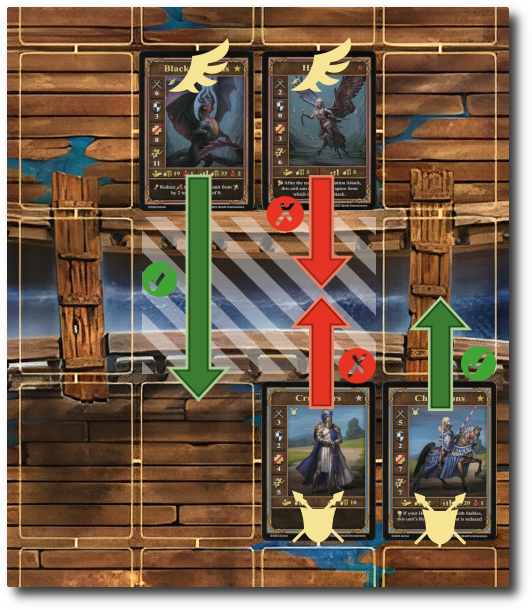
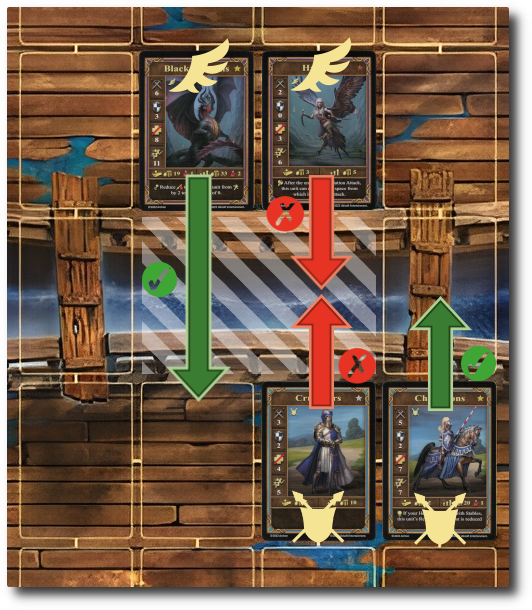
Layer changes from the first 532 x 610 image to the second:
painted on "white" over [142, 217, 376, 374]
